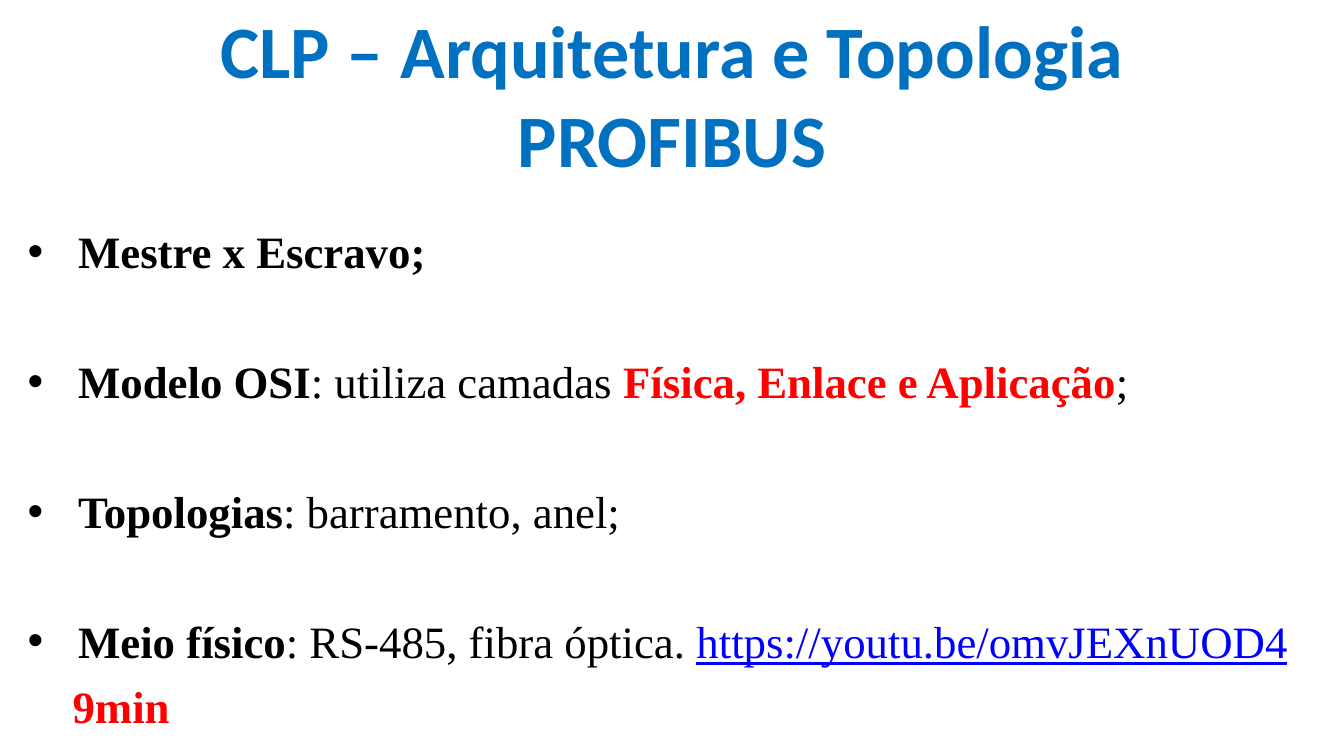
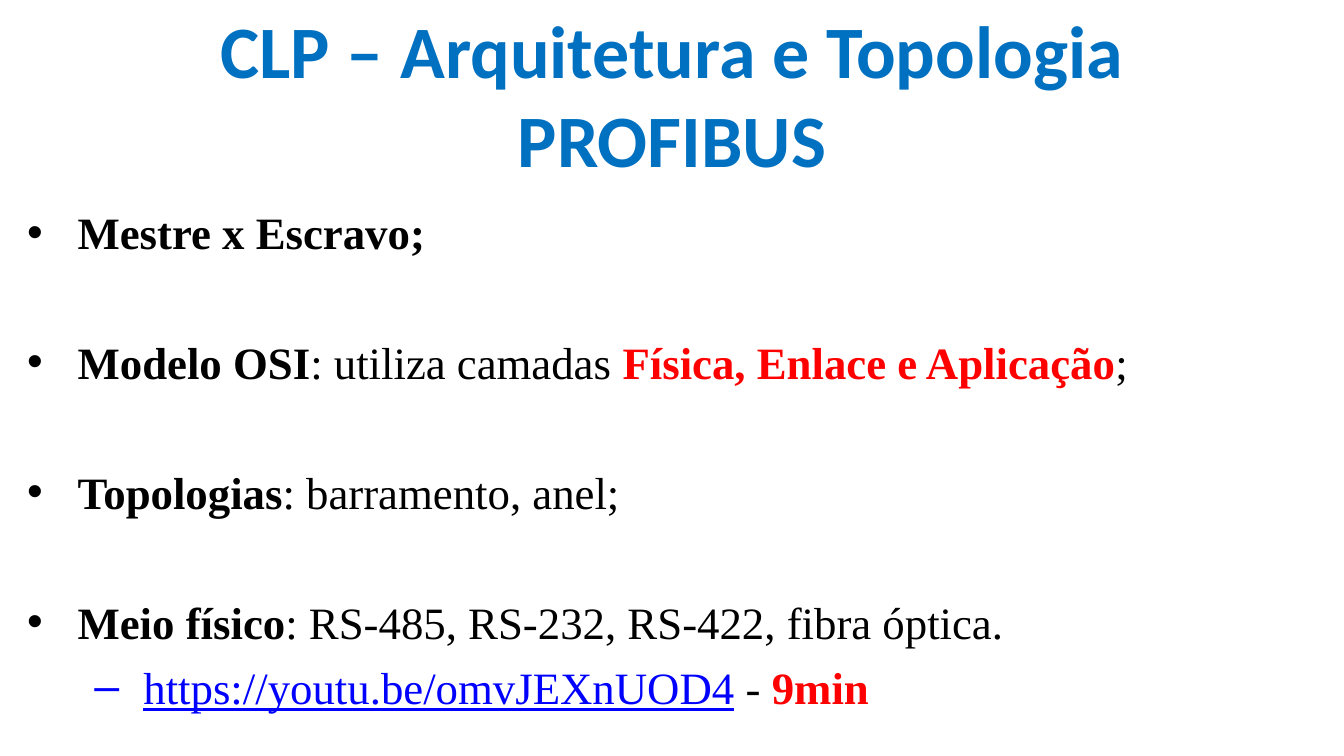
Before and after one commit to CloudEducationBrazil/WydenUniRuyControladoresLogicosProgCLP, a slide deck: slide 5 of 01 Classes/Aula7 - CLP - Redes Industriais PROFIBUS.pptx. Drawn at 1344x756 pixels with LibreOffice and Linux fonts; fonts in the diff are those of the drawing; background and template pictures are left out. Boxes give left, top, right and bottom in pixels: in the first picture for what was removed or moved away, otherwise in the second. Text is boxed around its words. In the diff, an @@ line names an element or a change of style, - is before the commit and + after.

```diff
--- a/01 Classes/Aula7 - CLP - Redes Industriais PROFIBUS.pptx
+++ b/01 Classes/Aula7 - CLP - Redes Industriais PROFIBUS.pptx
@@ text "Mestre x Escravo;": place and size @@
-text "Mestre x Escravo;" at <box>73,238,1287,724</box>
+text "Mestre x Escravo;" at <box>78,219,1128,713</box>
@@ text at <box>78,607,1003,713</box>: text changed @@
-• Meio físico: RS-485, fibra óptica. https://youtu.be/omvJEXnUOD4
-9min
+• Meio físico: RS-485, RS-232, RS-422, fibra óptica.
+  – https://youtu.be/omvJEXnUOD4 - 9min
```
Also in this commit, not shown: 6 other slides changed, 2 slides added, 3 other files.
